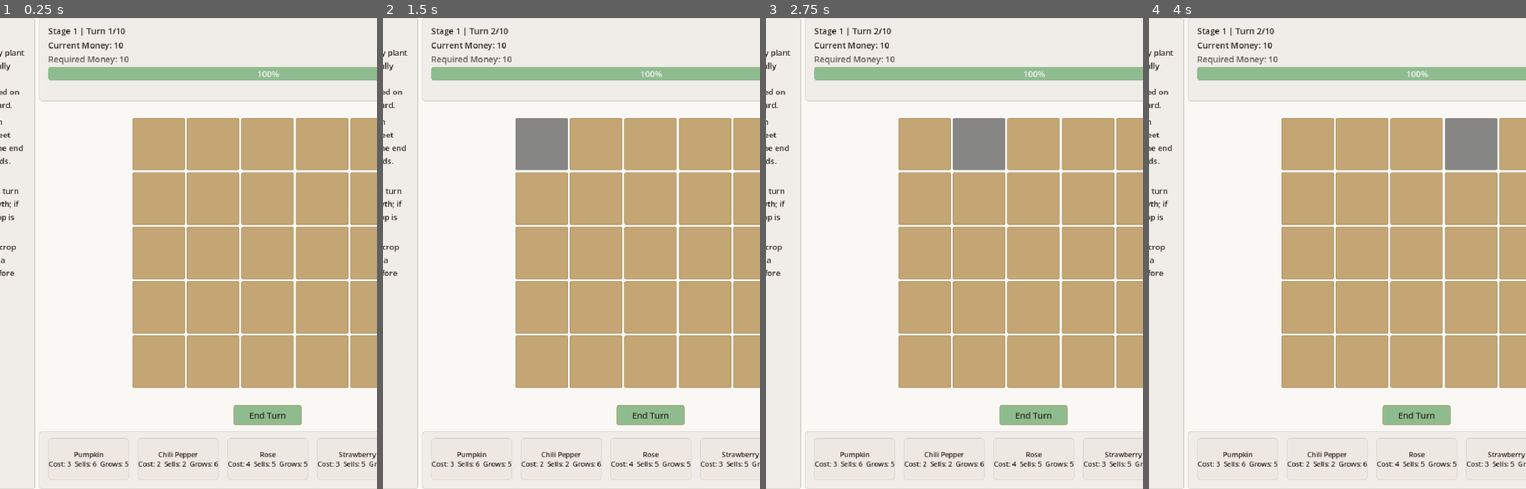
Above: before the commit, frames 1-4 (left to right).
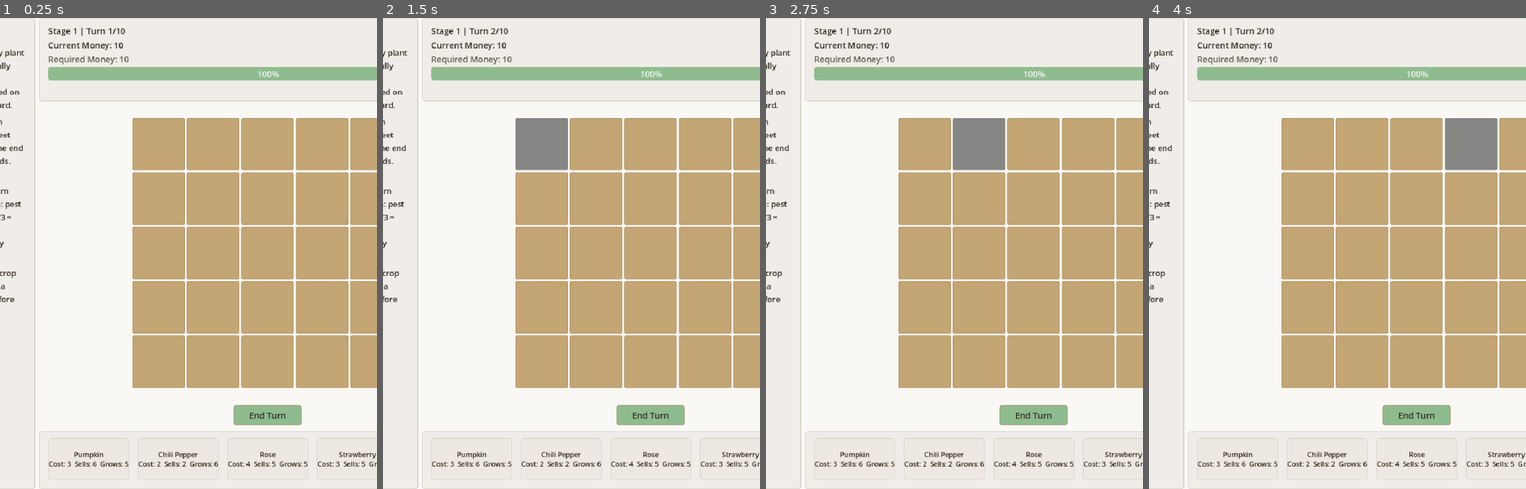
Above: after the commit, the same moments.

Repository: carrotoxic/crop-game
Game: Godot game, scene res://scenes/main/Main.tscn
The game is run twice, just before and just after one commit, with the same random seed, the same clock (stepped at 60 frames per second) and the same inputs.
Inputs (mouse positions are in pixels of both pictures, inside the frame that each line leads up to):
- Up to frame 1 (0.25 s): no input
- Up to frame 2 (1.5 s): click "End Turn" at 0.5 s; click (541, 145) at 1.27 s
- Up to frame 3 (2.75 s): click (977, 145) at 2.02 s
- Up to frame 4 (4 s): click (1416, 145) at 2.77 s; click (1469, 145) at 3.52 s

The runs differ from the first frame. In frame 1, 0.2% of the frame differs, in the area x 0-6%, y 36-61%; in frame 2, 0.2%; in frame 3, 0.2%; in frame 4, 0.2%.

Commit message:
modification to the plant's effect

Diff:
--- a/project.godot
+++ b/project.godot
@@ -15,10 +15,6 @@
 config/features=PackedStringArray("4.6", "Forward Plus")
 config/icon="res://icon.svg"
 
-[physics]
-
-3d/physics_engine="Jolt Physics"
-
 [display]
 
 window/size/viewport_width=720
@@ -26,6 +22,10 @@
 window/stretch/mode="canvas_items"
 window/stretch/aspect="expand"
 
+[physics]
+
+3d/physics_engine="Jolt Physics"
+
 [rendering]
 
 rendering_device/driver.windows="d3d12"
--- a/scenes/ui/RuleBoardView.gd
+++ b/scenes/ui/RuleBoardView.gd
@@ -18,9 +18,9 @@
 	title.add_theme_color_override("font_color", GameTheme.TEXT_DARK)
 	vbox.add_child(title)
 	var rules: Array[String] = [
-		"• 8×8 grid. Each turn, you may plant one crop on an empty cell. Fully grown crops (green) can be harvested; money is calculated on harvest. End the turn afterward.",
+		"• 5×5 grid. Each turn, you may plant one crop on an empty cell. Fully grown crops (green) can be harvested; money is calculated on harvest. End the turn afterward.",
 		"• The game has 5 stages, each lasting 10 turns. You must meet the money requirement by the end of each stage or the game ends.",
-		"• Starting on turn 3, one pest appears per turn (shown one turn in advance). Pests block growth; if untreated for 3 turns, the crop is destroyed.",
+		"• Starting on turn 3, one pest appears per turn (shown 1 turn ahead with \"!!\"). \"!!\" = caution: pest will land there next turn. P:x/3 = pest rounds on that crop (destroyed at 3); use Chili only after pest has landed.",
 		"• You cannot plant the same crop on a cell consecutively. Plant a different crop on that cell before planting the original again.",
 	]
 	for r in rules:
--- a/scripts/core/GameController.gd
+++ b/scripts/core/GameController.gd
@@ -96,7 +96,8 @@
 		var protected_set: Dictionary = _get_cells_protected_by_rose(st)
 		if not protected_set.has(target):
 			var c = st.get_cell(target)
-			if c and c.def_id != "chili" and c.remaining_grow > 0 and not c.has_pest:
+			var can_infest: bool = c and c.def_id != "chili" and not c.has_pest and (c.remaining_grow > 0 or c.def_id == "rose")
+			if can_infest:
 				c.has_pest = true
 				c.pest_rounds = 0
 		st.next_pest_target = Vector2i(-1, -1)
@@ -112,13 +113,18 @@
 					st.clear_cell(p)
 					cell_changed.emit(p, null)
 
-	# Step 3: growth tick (pest blocks growth)
+	# Step 3: growth tick (pest blocks growth); Sunflower once when fully grown: growth-1 for plants on its 4 diagonals
 	for y in st.size.y:
 		for x in st.size.x:
 			var pos: Vector2i = Vector2i(x, y)
 			var c = st.get_cell(pos)
 			if c and not c.has_pest and c.remaining_grow > 0:
 				c.remaining_grow -= 1
+				if c.remaining_grow == 0 and c.def_id == "sunflower":
+					for q in GridRules.diag_rays_from(st.size, pos):
+						var other = st.get_cell(q)
+						if other and not other.has_pest and other.remaining_grow > 0:
+							other.remaining_grow -= 1
 
 	# Step 4: no auto-harvest; player harvests by clicking harvestable cells
 
@@ -144,7 +150,7 @@
 	st.global_turn += 1
 	st.turn_in_stage += 1
 
-	# Step 7: next pest telegraph; cells protected by Rose (range 1) cannot be targeted; Chili and harvestable not targeted
+	# Step 7: next pest telegraph; cells protected by Rose (range 1) cannot be targeted; Chili and harvestable not targeted (except Rose can be targeted when harvestable)
 	if st.global_turn + 1 >= cfg.pest_start_turn:
 		var protected_set: Dictionary = _get_cells_protected_by_rose(st)
 		var candidates: Array[Vector2i] = []
@@ -154,7 +160,9 @@
 				if protected_set.has(p):
 					continue
 				var c = st.get_cell(p)
-				if not c or c.def_id == "chili" or c.remaining_grow <= 0 or c.has_pest:
+				if not c or c.def_id == "chili" or c.has_pest:
+					continue
+				if c.remaining_grow <= 0 and c.def_id != "rose":
 					continue
 				candidates.append(p)
 		if candidates.size() > 0:
@@ -180,6 +188,9 @@
 			var c = st.get_cell(p)
 			if c and c.def_id == "rose":
 				for q in GridRules.cells_in_chebyshev(st.size, p, 1):
+					var at_q = st.get_cell(q)
+					if at_q and at_q.def_id == "rose":
+						continue  # Rose does not protect other roses
 					protected[q] = true
 	return protected
 
@@ -197,12 +208,6 @@
 	if crop.def_id == "strawberry":
 		var comp := GridRules.connected_component_4dir(state.grid, state.size, pos, "strawberry")
 		price += comp.size() - 1
-	if crop.def_id == "sunflower":
-		var diag: Array[Vector2i] = GridRules.diag_rays_from(state.size, pos)
-		for i in range(diag.size()):
-			var p: Vector2i = diag[i]
-			if state.get_cell(p) != null:
-				price += 1
 	return price
 
 func restart() -> void:
--- a/scripts/ui/CropAbilityInfo.gd
+++ b/scripts/ui/CropAbilityInfo.gd
@@ -10,11 +10,11 @@
 		"chili":
 			return "Immune to pests. On plant: removes pests from crops in horizontal and vertical lines, range 2."
 		"rose":
-			return "Plants in the 8 cells around it cannot be infested by pest. Rose can get pest and can be destroyed by pest (3 rounds). Pest on Rose cannot be removed (e.g. by Chili)."
+			return "Other plants (not roses) in the 8 cells around it cannot be infested by pest. Rose can get pest even when fully grown, and can be destroyed by pest (3 rounds). Pest on Rose cannot be removed (e.g. by Chili)."
 		"strawberry":
 			return "Sell price +1 for each connected Strawberry (N/E/S/W)."
 		"sunflower":
-			return "Sell price +2 for each plant on its 4 diagonal lines."
+			return "When fully grown: growth -1 once for each plant on its 4 diagonal lines."
 	return ""
 
 static func get_effect_cells(crop_id: String) -> Array[Vector2i]:
Not shown, added: build/game2.apple-touch-icon.png.import
Not shown, added: build/game2.icon.png.import
Not shown, added: build/game2.png.import
Not shown, changed: export_presets.cfg
Not shown, changed: .DS_Store
Not shown, added: build/.DS_Store
Not shown, added: build/game2.apple-touch-icon.png
Not shown, added: build/game2.audio.position.worklet.js
Not shown, added: build/game2.audio.worklet.js
Not shown, added: build/game2.icon.png
Not shown, added: build/game2.js
Not shown, added: build/game2.pck
(and 3 more such lines)
